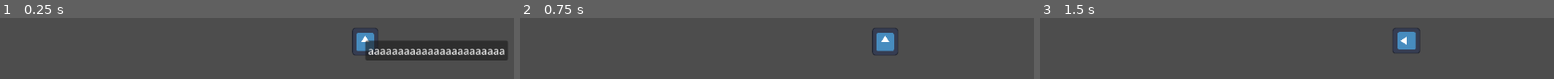
Above: before the commit, frames 1-3 (left to right).
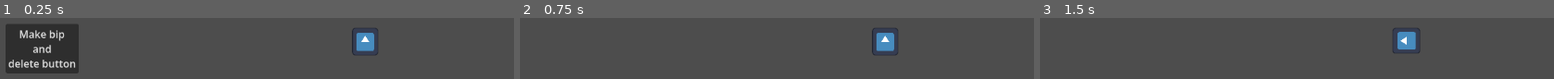
Above: after the commit, the same moments.

Repository: eliasescalante/GJ_godot_2026
Game: Godot game, scene res://src/scenes/world/world_test_driann/drian_test.tscn
The game is run twice, just before and just after one commit, with the same random seed, the same clock (stepped at 60 frames per second) and the same inputs. This scene is started directly instead of the project's main scene. The engine's default icon, where the game draws it, is replaced by a stand-in: a white triangle on a blue panel in a dark square.
Inputs:
- Up to frame 1 (0.25 s): no input
- Up to frame 2 (0.75 s): click "aaaaaaaaaaaaaaaaaaaaaaa" (after the commit: "Make bip and delete button") at 0.5 s
- Up to frame 3 (1.5 s): tap Enter at 1.25 s; hold Right (ui_right) from 1.28 s (still down)

The runs differ from the first frame. In frame 1, 19% of the frame differs, in the area x 1-99%, y 10-91%; in frame 2, nothing differs; in frame 3, nothing differs.

Commit message:
Test de espacialidad 2D de los sfx

Diff:
--- a/src/scenes/world/world_test_driann/button.gd
+++ b/src/scenes/world/world_test_driann/button.gd
@@ -5,6 +5,6 @@
 
 func _on_pressed() -> void:
 
-	AudioManager.play_detached_2d_sfx(bip_sfx, self.global_position)
+	AudioManager.play_detached_2d_sfx(bip_sfx, global_position)
 
 	queue_free()
--- a/src/scenes/world/world_test_driann/drian_test.tscn
+++ b/src/scenes/world/world_test_driann/drian_test.tscn
@@ -8,10 +8,17 @@
 
 [node name="Player" parent="." unique_id=2066801081 instance=ExtResource("1_1m823")]
 
+[node name="AudioListener2D" type="AudioListener2D" parent="." unique_id=885136623]
+current = true
+
 [node name="Button" type="Button" parent="." unique_id=735686070 node_paths=PackedStringArray("bip_sfx")]
-offset_right = 8.0
-offset_bottom = 8.0
-text = "aaaaaaaaaaaaaaaaaaaaaaa"
+offset_left = -560.0
+offset_top = -26.0
+offset_right = -446.0
+offset_bottom = 51.0
+text = "Make bip
+and
+delete button"
 script = ExtResource("2_3tqu7")
 bip_sfx = NodePath("TestBid2D")
 
@@ -19,5 +26,7 @@
 stream = ExtResource("2_npas0")
 volume_db = 15.668
 pitch_scale = 4.0
+attenuation = 12.125693
+panning_strength = 3.0
 
 [connection signal="pressed" from="Button" to="Button" method="_on_pressed"]
--- a/src/scripts/AudioManager.gd
+++ b/src/scripts/AudioManager.gd
@@ -5,17 +5,23 @@
 @export var ambiance_sfx: AudioStreamPlayer
 @export var ui_accept_sfx: AudioStreamPlayer
 
-## Plays a 2D SFX from a temporary clone so it can finish even if its owner is freed.
-func play_detached_2d_sfx(stream_node : AudioStreamPlayer2D, position: Vector2):
-	if not stream_node:
-		push_warning("Error: Nodo SFX no asignado en el inspector.")
+
+
+func play_sfx(player: AudioStreamPlayer) -> void:
+	if not player:
+		push_warning("SFX player not assigned.")
 		return
 
-	var clone = stream_node.duplicate()
+	player.play()
 
-	# EL ORDEN CORRECTO:
-	add_child(clone)                  # 1. Nace en el mundo
-	clone.global_position = position  # 2. Ahora sí puede calcular dónde pararse
+## Reproduce un sfx aunque su parent ya no este instanciado
+func play_detached_2d_sfx(player: AudioStreamPlayer2D, position: Vector2) -> void:
+	if not player:
+		push_warning("2D SFX player not assigned.")
+		return
 
+	var clone := player.duplicate() as AudioStreamPlayer2D
+	add_child(clone)
+	clone.global_position = position
 	clone.play()
 	clone.finished.connect(clone.queue_free)
